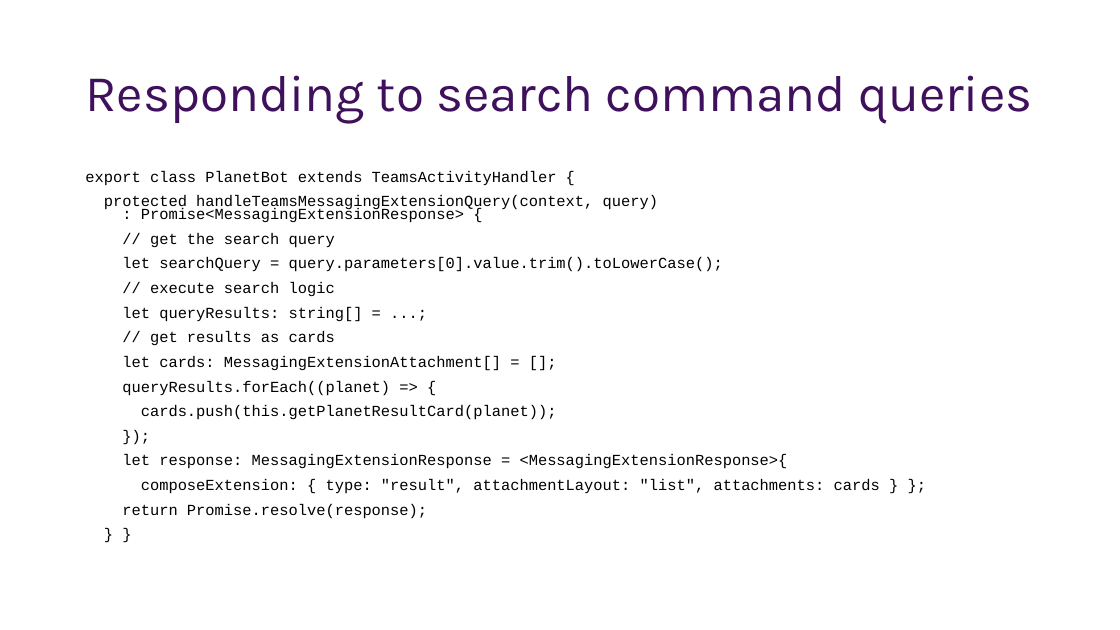
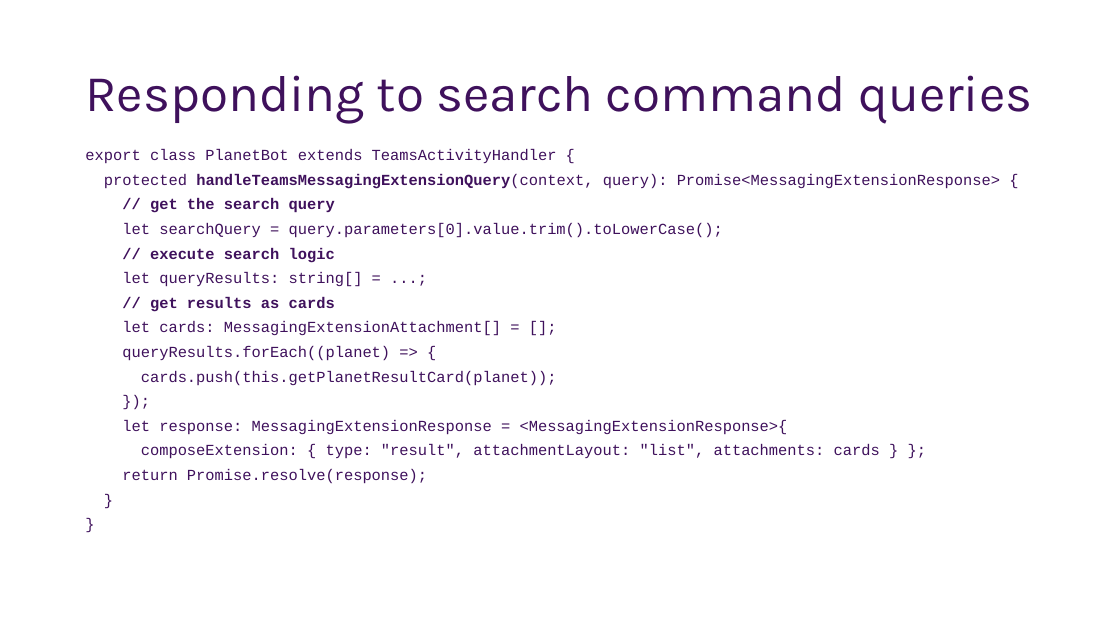
Before and after one commit to OfficeDev/TrainingContent, a slide deck: slide 17 of Teams/20 Messaging Extensions/slides.pptx. Drawn at 1120x630 pixels with LibreOffice and Linux fonts; fonts in the diff are those of the drawing; background and template pictures are left out. Boxes give left, top, right and bottom in pixels: in the first picture for what was removed or moved away, otherwise in the second. Text is boxed around its words. In the diff, an @@ line names an element or a change of style, - is before the commit and + after.

```diff
--- a/Teams/20 Messaging Extensions/slides.pptx
+++ b/Teams/20 Messaging Extensions/slides.pptx
@@ text at box(85, 149, 1000, 484): text changed; text colour #000000 to #3F115C @@
-} }
+}
+}
@@ text "export class PlanetBot extends TeamsActivityHandler ...": place and size @@
-text "export class PlanetBot extends TeamsActivityHandler ..." at box(85, 170, 880, 519)
+text "export class PlanetBot extends TeamsActivityHandler ..." at box(85, 149, 1000, 484)
@@ text at box(85, 149, 880, 484): text colour #000000 to #3F115C in "export class PlanetBot extends TeamsActivityHandler {", "// get the search query", "let searchQuery = query.parameters[0].value.trim().toLowerCa ...", "// execute search logic" and 9 more places; bold on in "// get the search query", "// execute search logic", "// get results as cards" @@
@@ text at box(104, 173, 1000, 189): text changed; text colour #000000 to #3F115C @@
-protected handleTeamsMessagingExtensionQuery(context, query)
-: Promise<MessagingExtensionResponse> {
+protected handleTeamsMessagingExtensionQuery(context, query): Promise<MessagingExtensionResponse> {
```
Also in this commit, not shown: 7 other slides changed, 31 other files.
